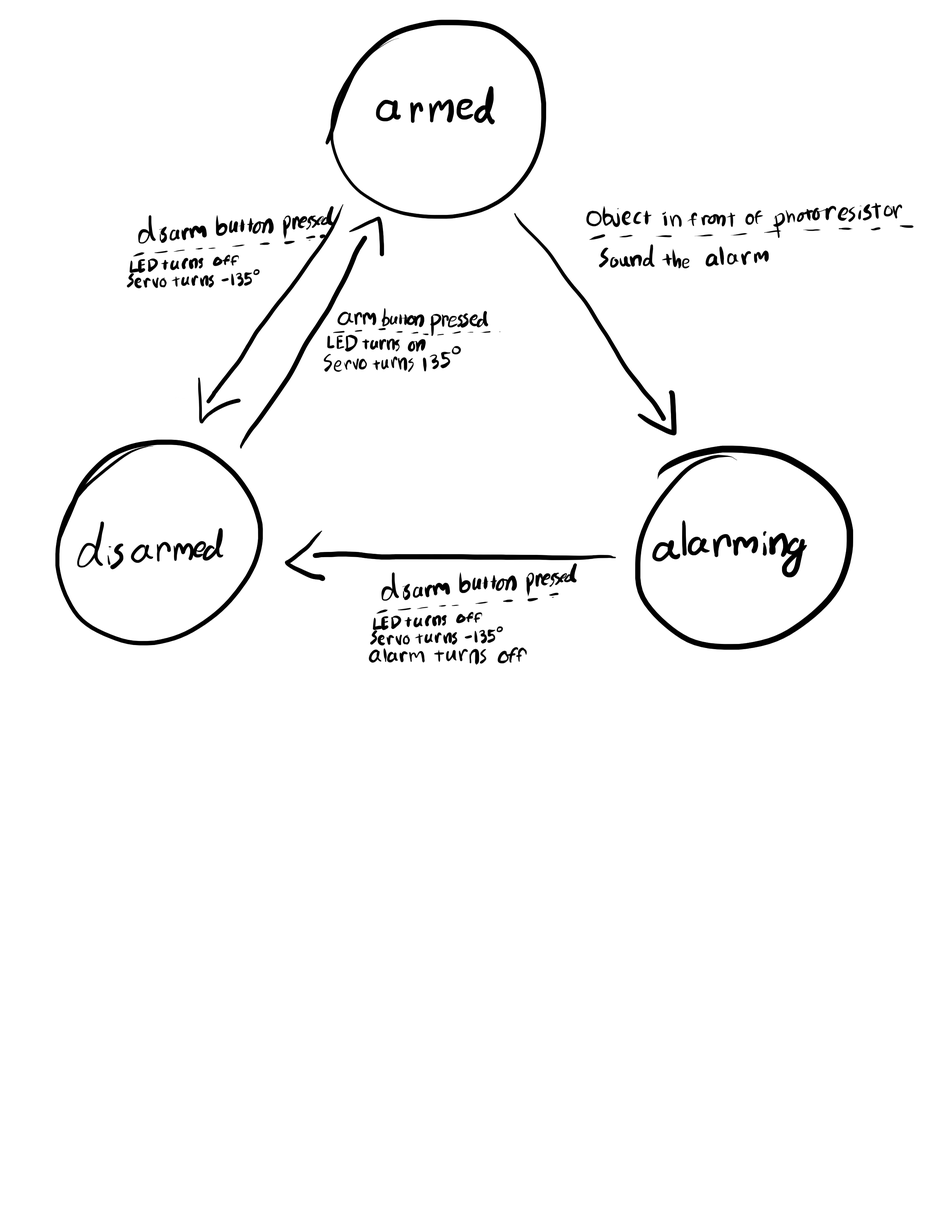
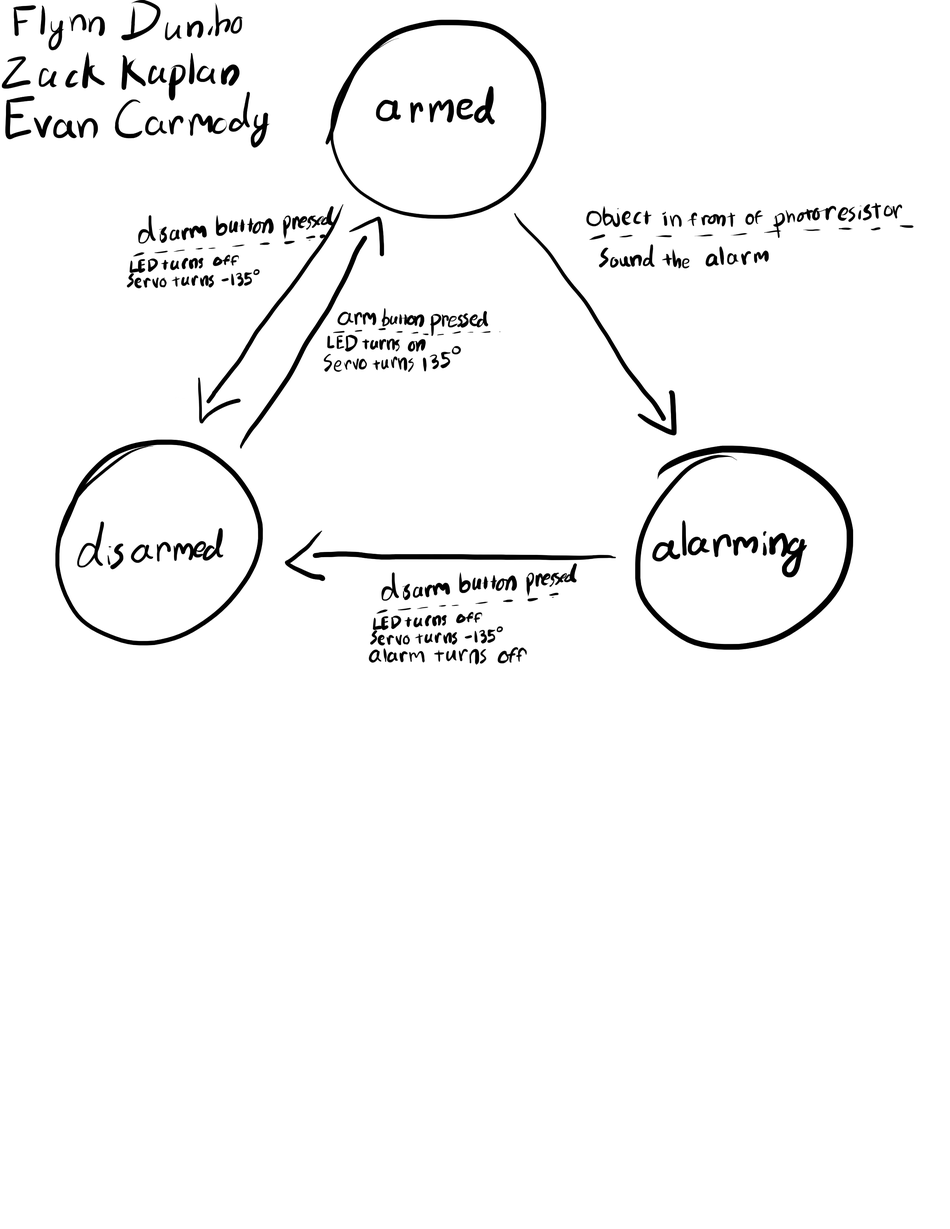
The second 950 x 1229 image is a revision of the first. Changes to its layers:
painted on "Paint Layer 1" over (1, 0, 567, 576)
